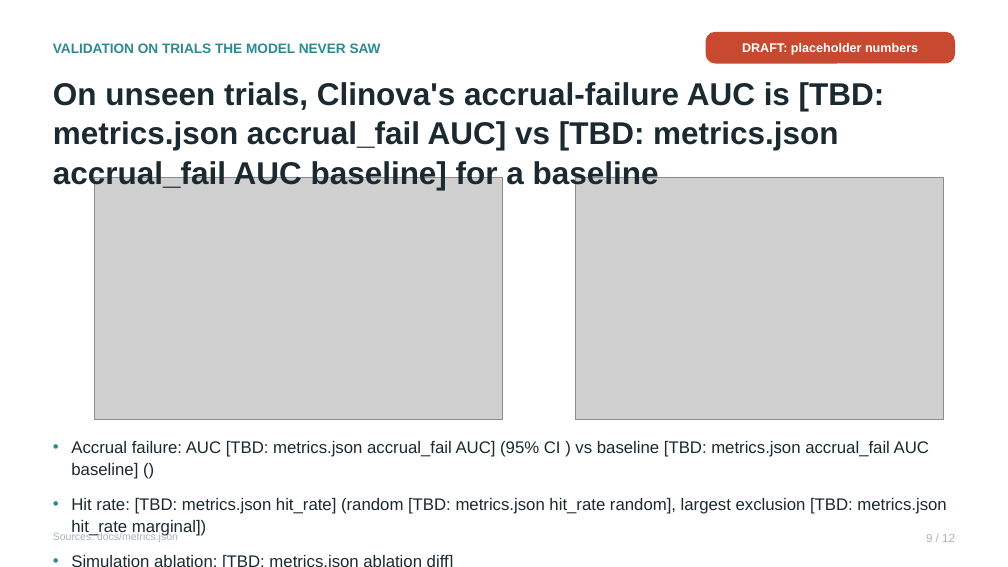
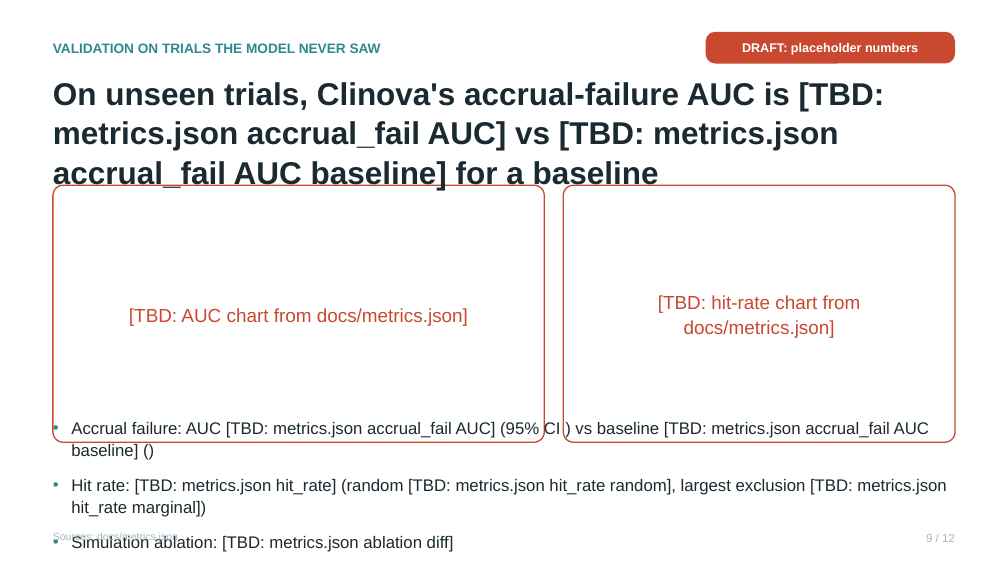
Before and after one commit to RaghulKS/Clinova, a slide deck: slide 9 of docs/deck/clinova.pptx. Drawn at 1008x567 pixels with LibreOffice and Linux fonts; fonts in the diff are those of the drawing; grey boxes stand for pictures. Boxes give left, top, right and bottom in pixels: in the first picture for what was removed or moved away, otherwise in the second. Text is boxed around its words. In the diff, an @@ line names an element or a change of style, - is before the commit and + after.

```diff
--- a/docs/deck/clinova.pptx
+++ b/docs/deck/clinova.pptx
@@ picture removed at <box>95,178,503,420</box> @@
@@ picture removed at <box>575,178,944,420</box> @@
@@ rounded rectangle added at <box>53,185,544,442</box>, outline #C8492F 1.25 pt @@
@@ rounded rectangle added at <box>563,185,955,442</box>, outline #C8492F 1.25 pt @@
@@ text added at <box>658,295,861,338</box>, 18 pt, text #C8492F @@
+[TBD: hit-rate chart from docs/metrics.json]
@@ text added at <box>129,308,468,326</box>, 18 pt, text #C8492F @@
+[TBD: AUC chart from docs/metrics.json]
@@ text "Accrual failure: AUC [TBD: metrics.json ..." rewrapped from <box>71,441,946,536</box> to <box>71,420,946,552</box> @@
```
Also in this commit, not shown: 1 other slide changed, 7 other files.
